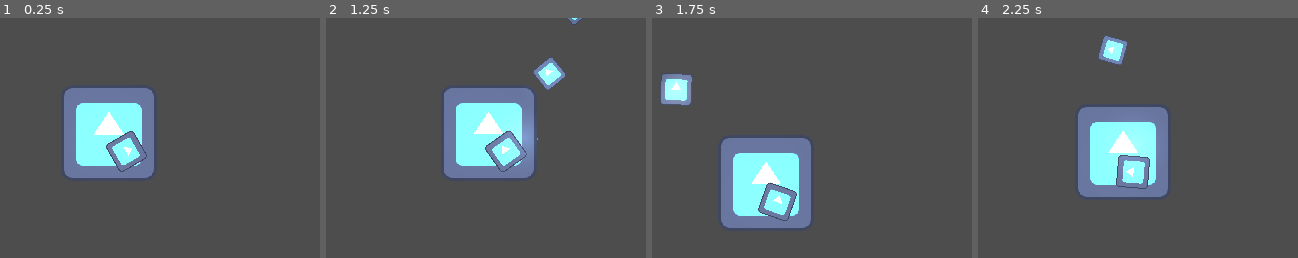
Above: before the commit, frames 1-4 (left to right).
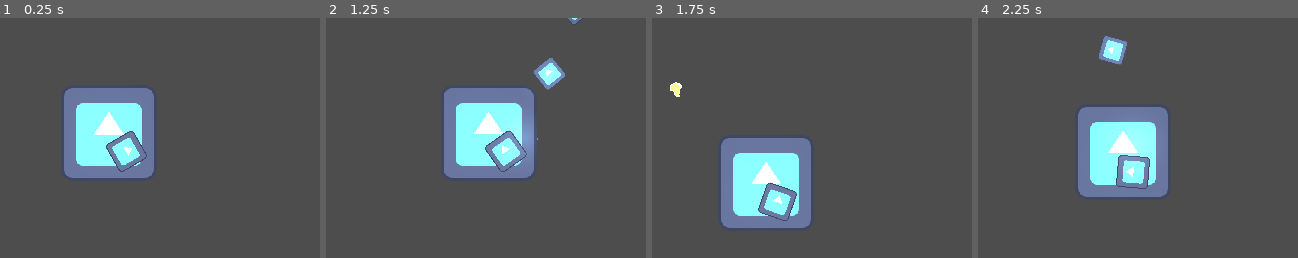
Above: after the commit, the same moments.

Repository: kevinfiddick/kill-switch
Game: Godot game, scene res://scenes/Main.tscn
Same seed, same stepped clock (60 frames per second), same inputs: the game is played once before the commit and once after it. The engine's default icon, where the game draws it, is replaced by a stand-in: a white triangle on a blue panel in a dark square.
Inputs (mouse positions are % of the whole screen's width and height, from its top left):
- Up to frame 1 (0.25 s): no input
- Up to frame 2 (1.25 s): tap Enter at 0.5 s; move the mouse to (72, 45) at 0.52 s; press the mouse at (72, 45) at 0.53 s; hold D (right) from 0.53 s (still down)
- Up to frame 3 (1.75 s): move the mouse to (30, 55) at 1.27 s; release D (right) at 1.28 s; release the mouse at (30, 55) at 1.28 s; hold Down (down) from 1.28 s (still down); right-click (30, 55) at 1.35 s
- Up to frame 4 (2.25 s): move the mouse to (60, 28) at 2.02 s; release Down (down) at 2.03 s; press the mouse at (60, 28) at 2.03 s; hold D (right) from 2.03 s (still down)
The pictures show only the part of the screen within x 33-83%, y 26-76%; the shares and areas given below are measured in that part.

Frames 1-2 are identical in both runs. In frame 3, 1.3% of the frame differs, in the area x 2-13%, y 23-37%; in frame 4, nothing differs.

Commit message:
Update Grenade to be a lightbulb

Diff:
--- a/scenes/EnemyLamp.tscn
+++ b/scenes/EnemyLamp.tscn
@@ -204,7 +204,7 @@
 z_index = 1
 sprite_frames = SubResource("SpriteFrames_ti0nb")
 animation = &"idle"
-frame_progress = 0.151391
+frame_progress = 0.105119
 
 [node name="Tail" type="AnimatedSprite2D" parent="."]
 sprite_frames = SubResource("SpriteFrames_jwxi1")
--- a/scenes/weapons/grenade/GrenadeProjectile.tscn
+++ b/scenes/weapons/grenade/GrenadeProjectile.tscn
@@ -1,10 +1,11 @@
 [gd_scene load_steps=5 format=3 uid="uid://bm4q6vcpqdgdo"]
 
 [ext_resource type="Script" path="res://scripts/weapons/grenade/GrenadeProjectile.gd" id="1_xdhrd"]
-[ext_resource type="Texture2D" uid="uid://bo7xm7gmyj48p" path="res://icon.svg" id="2_3tvef"]
+[ext_resource type="Texture2D" uid="uid://dogk5q66gyfrh" path="res://assets/Light Bulb.png" id="2_wohu6"]
 
 [sub_resource type="Gradient" id="Gradient_lxara"]
-colors = PackedColorArray(0.733333, 0.733333, 0.4, 1, 1, 1, 1, 0)
+offsets = PackedFloat32Array(0, 0.0222222, 1)
+colors = PackedColorArray(1, 1, 1, 1, 1, 1, 1, 0.827451, 1, 1, 1, 0)
 
 [sub_resource type="GradientTexture2D" id="GradientTexture2D_7ifre"]
 gradient = SubResource("Gradient_lxara")
@@ -16,8 +17,7 @@
 script = ExtResource("1_xdhrd")
 
 [node name="Sprite2D" type="Sprite2D" parent="."]
-scale = Vector2(0.25, 0.25)
-texture = ExtResource("2_3tvef")
+texture = ExtResource("2_wohu6")
 
 [node name="PointLight2D" type="PointLight2D" parent="."]
 texture = SubResource("GradientTexture2D_7ifre")
--- a/scripts/weapons/grenade/GrenadeProjectile.gd
+++ b/scripts/weapons/grenade/GrenadeProjectile.gd
@@ -5,8 +5,10 @@
 const SPEED: int = 300
 const TICKS_TO_EXPIRE: int = 600
 const NUMBER_SHRAPNEL: int = 10
+@export var ROTATION_SPEED: float = 15.0
 
 @export var end_position: Vector2
+@onready var SPRITE = $Sprite2D
 
 var ticks = 0
 
@@ -45,6 +47,7 @@
 		queue_free()
 		pass
 
+	SPRITE.set_rotation(ROTATION_SPEED * delta)
 	position += transform.x * SPEED * delta
 
 	ticks += 1
Not shown: 1 places in GradientLighting.tres that only renumber resources
Binary file added: assets/Light Bulb.png
Not shown, added: assets/Light Bulb.png.import
Not shown: 1 places in scenes/Player.tscn that only renumber resources
